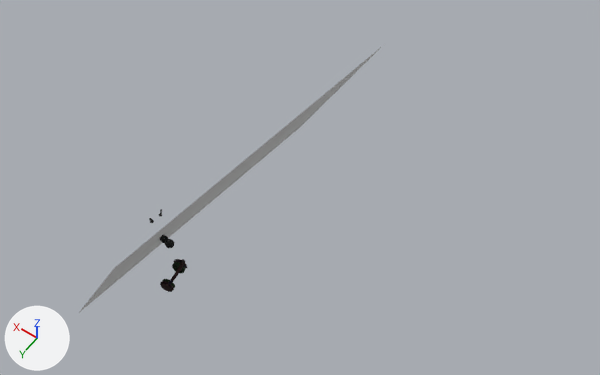
The glTF model public/scene_4.glb: old version first, new version second.
Before and after are seen from a camera (50 mm lens) standing at (-48.6, 39.0, 83.6) and looking at (-11.1, -13.4, 1.3). Arrows for +X, +Y and +Z are at lower left; the lights stay in place. Where no turn or scale is listed for an object, it has been applied to the vertices.

In view in the first picture: 'Chess', 'Plane.001'.
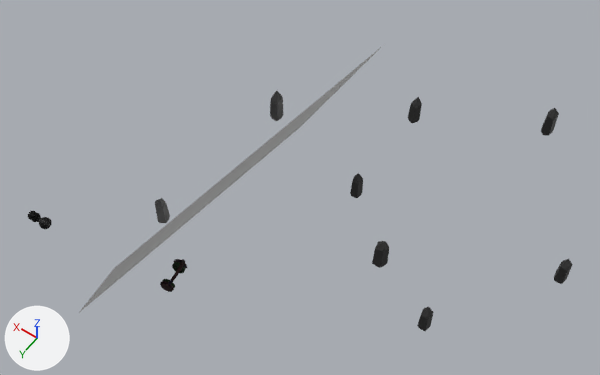
The change in detail:
Material 'Stone.008' (mat_stone_008) is new.
Its base color is (0.0445, 0.0445, 0.0445) (black #3c3c3c).
Its metallic is 0.512.
Its roughness is 0.431.
Material 'Stone.007' (mat_stone_007) is new.
Its base color is (0.0445, 0.0445, 0.0445) (black #3c3c3c).
Its metallic is 0.512.
Its roughness is 0.431.
Material 'Stone' (mat_stone) is new.
Its base color is (0.0445, 0.0445, 0.0445) (black #3c3c3c).
Its metallic is 0.512.
Its roughness is 0.431.
Material 'Stone.001' (mat_stone_001) is new.
Its base color is (0.0445, 0.0445, 0.0445) (black #3c3c3c).
Its metallic is 0.512.
Its roughness is 0.431.
Mesh me_cylinder_018 is new.
It has 33 vertices, 62 faces and spans x -0.78..0.83, y -0.8..0.81, z -3.91..1.3.
It uses material mat_stone_008 (black #3c3c3c).
Mesh me_cylinder_017 is new.
It has 33 vertices, 62 faces and spans x -0.78..0.83, y -0.8..0.81, z -3.91..1.3.
It uses material mat_stone_007 (black #3c3c3c).
Mesh me_cylinder_016 is new.
It has 33 vertices, 62 faces and spans x -0.78..0.83, y -0.8..0.81, z -3.91..1.3.
It uses material mat_stone (black #3c3c3c).
Mesh me_cylinder_015 is new.
It has 33 vertices, 62 faces and spans x -0.78..0.83, y -0.8..0.81, z -3.91..1.3.
It uses material mat_stone (black #3c3c3c).
Mesh me_cylinder_012 is new.
It has 33 vertices, 62 faces and spans x -0.78..0.83, y -0.8..0.81, z -3.91..1.3.
It uses material mat_stone (black #3c3c3c).
Mesh me_cylinder_011 is new.
It has 33 vertices, 62 faces and spans x -0.84..0.8, y -0.8..0.94, z -3.91..1.3.
It uses material mat_stone (black #3c3c3c).
Mesh me_cylinder_010 is new.
It has 33 vertices, 62 faces and spans x -0.76..0.87, y -0.84..0.74, z -3.91..1.3.
It uses material mat_stone (black #3c3c3c).
Mesh me_cylinder_003 is new.
It has 33 vertices, 62 faces and spans x -0.74..0.99, y -0.87..0.83, z -3.91..1.3.
It uses material mat_stone_001 (black #3c3c3c).
Object 'Chess' (ob_chess) moves from (-3.45, 2.99, 2.53) to (9.97, 10.08, 4.08).
Object 'Chess' (ob_chess) is rescaled from (0.764, 0.764, 0.764) to (1.0, 1.0, 1.0).
Object 'Crystal.007' (ob_crystal_007) is new; it shows me_cylinder_018.
Its location is (-3.74, -18.75, 8.26).
Object 'Crystal.006' (ob_crystal_006) is new; it shows me_cylinder_017.
Its location is (-42.51, -29.08, -8.18).
Object 'Crystal.005' (ob_crystal_005) is new; it shows me_cylinder_016.
Its location is (-31.1, -13.14, -9.44).
Object 'Crystal.004' (ob_crystal_004) is new; it shows me_cylinder_015.
Its location is (-31.46, -43.72, 0.76).
Object 'Crystal.003' (ob_crystal_003) is new; it shows me_cylinder_012.
Its location is (-12.64, -25.26, -8.18).
Object 'Crystal.002' (ob_crystal_002) is new; it shows me_cylinder_011.
Its location is (-14.09, -37.79, -2.59).
Object 'Crystal.001' (ob_crystal_001) is new; it shows me_cylinder_010.
Its location is (-25.8, -8.72, 6.24).
Object 'Crystal' (ob_crystal) is new; it shows me_cylinder_003.
Its location is (-0.25, 0.03, 3.95).

Changed parts and their boxes [x1, y1, x2, y2] in the pictures (600 x 375 px):
'Chess', moved, rescaled (62% wider, 36% taller): before [159, 235, 174, 248]; after [27, 211, 52, 229]
'Crystal.001', added: after [372, 241, 389, 268]
'Crystal.007', added: after [270, 91, 283, 121]
'Crystal.004', added: after [541, 108, 559, 136]
'Crystal.006', added: after [554, 259, 573, 284]
'Crystal', added: after [155, 198, 170, 223]
'Crystal.005', added: after [417, 307, 433, 331]
'Crystal.002', added: after [408, 97, 422, 123]
'Crystal.003', added: after [350, 173, 363, 198]
